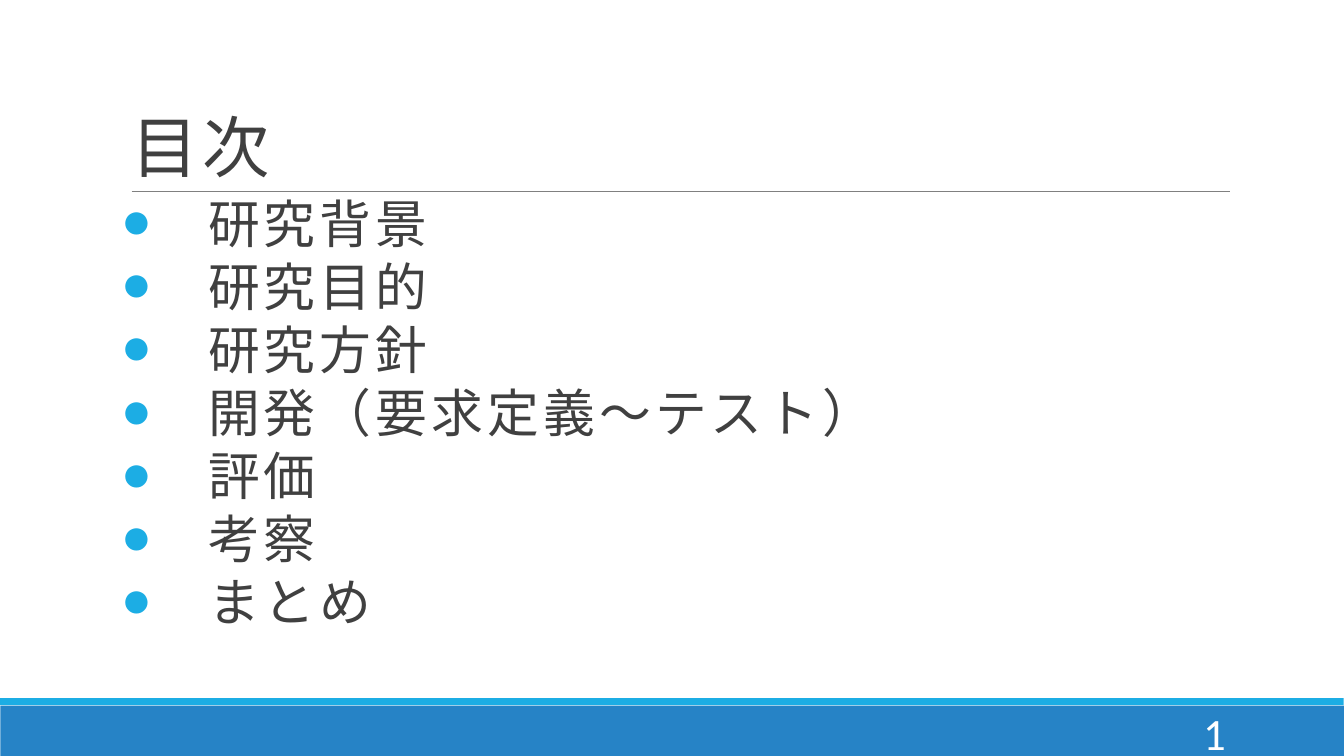
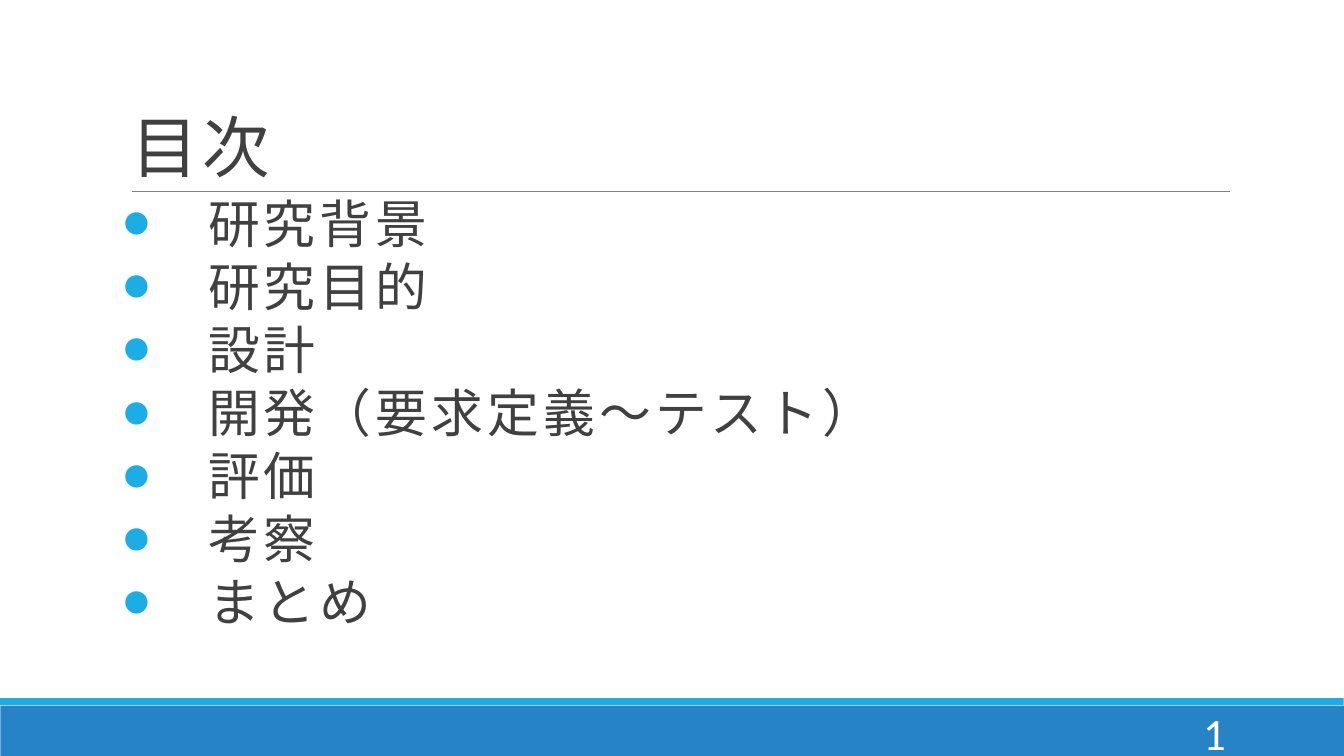
Before and after one commit to DJ956/YoloBarcodeReader, a slide deck: slide 2 of プレゼン/enpit.pptx. Drawn at 1344x756 pixels with LibreOffice and Linux fonts; fonts in the diff are those of the drawing. Boxes give left, top, right and bottom in pixels: in the first picture for what was removed or moved away, otherwise in the second. Text is boxed around its words. In the diff, an @@ line names an element or a change of style, - is before the commit and + after.

```diff
--- a/プレゼン/enpit.pptx
+++ b/プレゼン/enpit.pptx
@@ text at <box>208,325,316,373</box>: text changed @@
-● 研究方針
+● 設計
```
Also in this commit, not shown: 7 other slides changed.
